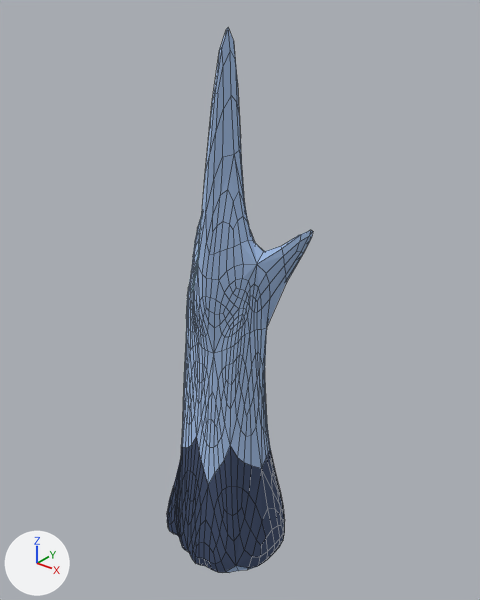
One commit to the Blender file Washed Up Wizard/Assets/Models/Environment/Nature/Ice/ice shard2.blend: the scene before it, then after it.
Both versions are drawn from a 50 mm lens placed at (2.66, -3.15, 4.0), pointed at (0.07, 0.09, 2.0). Lighting does not change. The marker at lower left points along +X, +Y and +Z. Mesh edges are drawn as thin lines.
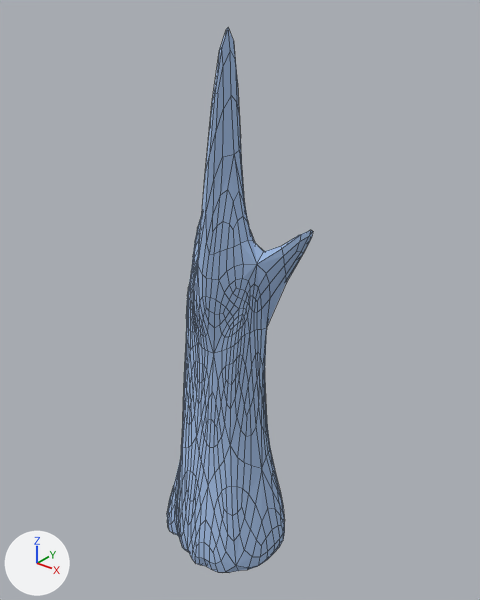
Edits to the scene script, one JSON object a line:
```json
{"block": "me_cone", "where": "me_cone.from_pydata(...)  # 54 vertices, 53 faces; spans x -0.63..1.19, y -0.45..0.69, z -1.16..4.0"}
{"block": "me_cone", "where": "# used by ob_cone; location = (0.008, -0.122, 0.987)"}
{"op": "remove", "block": "me_cone", "code": "me_cone.materials.append(mat_material_001)  # blue #b4e8ff"}
{"block": "me_cone", "change": "me_cone part 1: all 14 faces that had it switch from mat_snow (dark blue #48546f) to mat_ice (blue #a7c1e7)"}
```

Boxes (x1, y1, x2, y2) around the edits, measured in the pictures (480 x 600 px):
```json
{"part": 1, "of": "me_cone", "change": "recoloured", "before": [167, 436, 285, 572], "after": [167, 436, 285, 572]}
```
